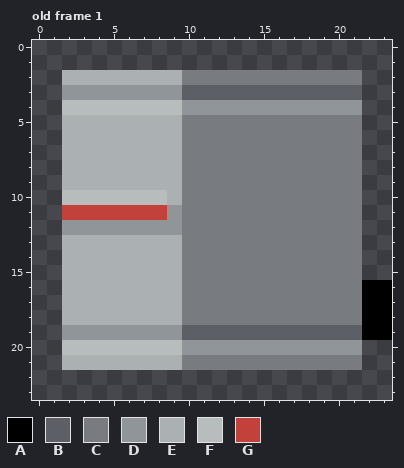
File history of a pixel-art file, assets/textures/actors/switch_robot.aseprite. Above, as it was before the edit.
24x24 pixels, 1 frame. Shown: old frame 1. The commit also changed other frames, which this record leaves out.
Visible layers, top first: "red line", "frame", "black".
Palette (. is transparent): A #000000  B #5c6066  C #787c80  D #909599  E #abb1b3  F #b7bdbd  G #c2413a
Pixels before, old frame 1, first column x 2:
 2 EEEEEEEECCCCCCCCCCCC..
 3 DDDDDDDDBBBBBBBBBBBB..
 4 FFFFFFFFDDDDDDDDDDDD..
 5 EEEEEEEECCCCCCCCCCCC..
 6 EEEEEEEECCCCCCCCCCCC..
 7 EEEEEEEECCCCCCCCCCCC..
 8 EEEEEEEECCCCCCCCCCCC..
 9 EEEEEEEECCCCCCCCCCCC..
10 FFFFFFFECCCCCCCCCCCC..
11 GGGGGGGDCCCCCCCCCCCC..
12 DDDDDDDDCCCCCCCCCCCC..
13 EEEEEEEECCCCCCCCCCCC..
14 EEEEEEEECCCCCCCCCCCC..
15 EEEEEEEECCCCCCCCCCCC..
16 EEEEEEEECCCCCCCCCCCCAA
17 EEEEEEEECCCCCCCCCCCCAA
18 EEEEEEEECCCCCCCCCCCCAA
19 DDDDDDDDBBBBBBBBBBBBAA
20 FFFFFFFFDDDDDDDDDDDD..
21 EEEEEEEECCCCCCCCCCCC..
Now the later version:
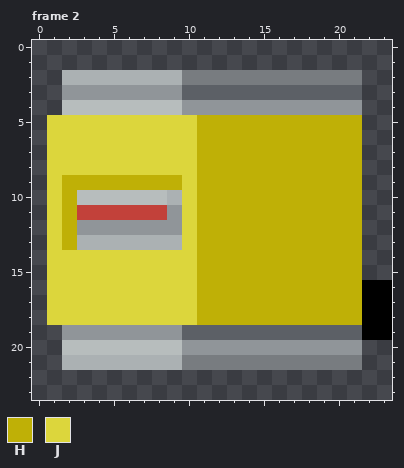
Colours new in this view: H #bfb006  J #dcd63c
A new or re-ordered frame is compared with the old frame closest to it.
Author's note on the commit: VFX: Switch robot armor break effect
From old to new:
frames 1 -> 3
layer "robot" added
layer "armor" added
layer "black" removed
layer "frame" removed
layer "red line" removed
Changed rows in their new state; - is an unchanged pixel.
Frame 2 is new; against old frame 1, layer "armor":
first column x 1:
 5 JJJJJJJJJJHHHHHHHHHHH
 6 JJJJJJJJJJHHHHHHHHHHH
 7 JJJJJJJJJJHHHHHHHHHHH
 8 JJJJJJJJJJHHHHHHHHHHH
 9 JHHHHHHHHJHHHHHHHHHHH
10 JH-------JHHHHHHHHHHH
11 JH-------JHHHHHHHHHHH
12 JH-------JHHHHHHHHHHH
13 JH-------JHHHHHHHHHHH
14 JJJJJJJJJJHHHHHHHHHHH
15 JJJJJJJJJJHHHHHHHHHHH
16 JJJJJJJJJJHHHHHHHHHHH
17 JJJJJJJJJJHHHHHHHHHHH
18 JJJJJJJJJJHHHHHHHHHHH
